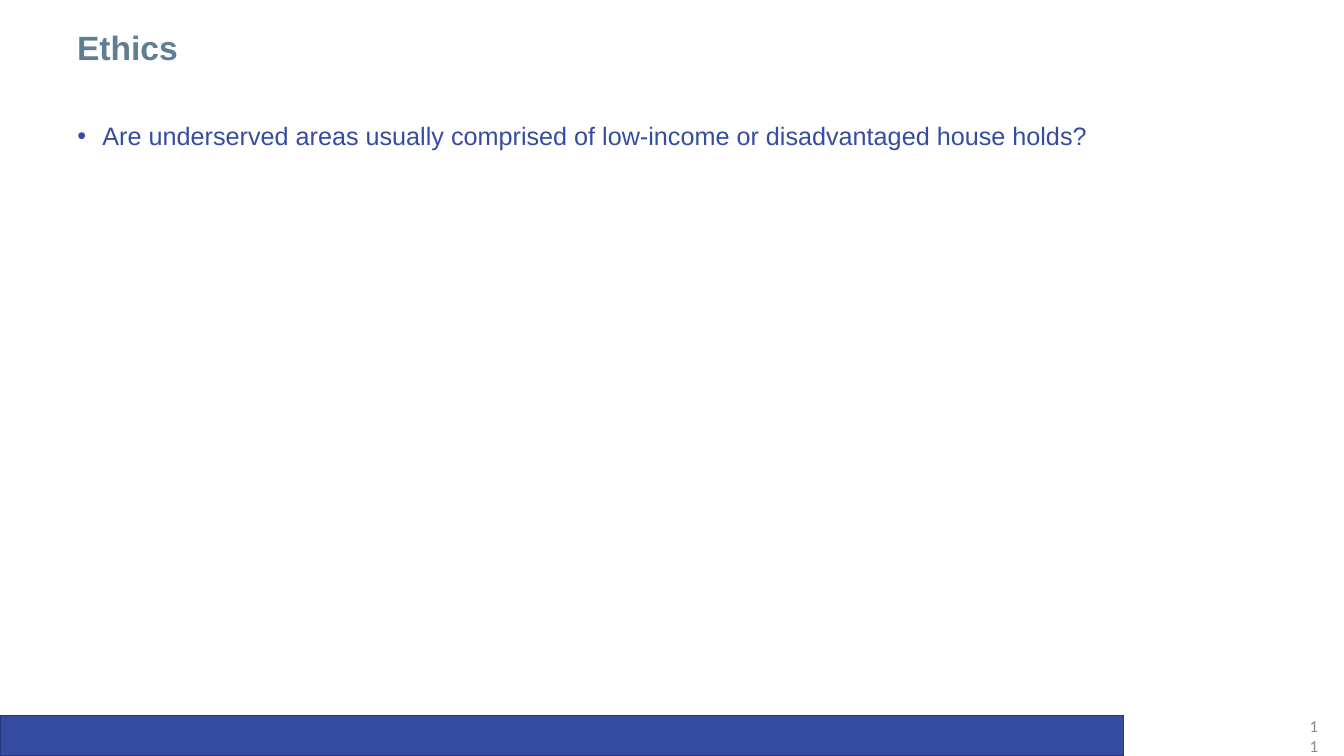
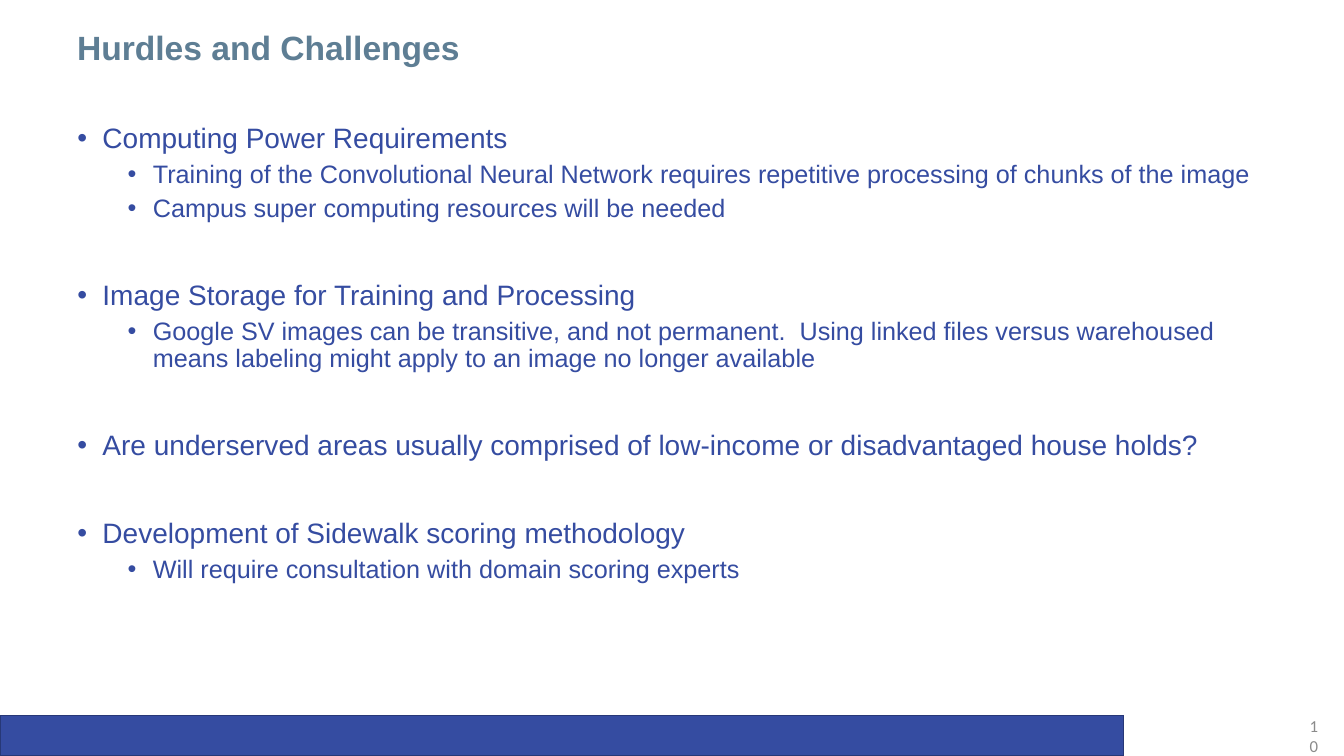
Before and after one commit to anabbott/CapstoneProject, a slide deck: slide 10 of CafeTalks/20170604_CafeTalkIPresentation_v03.pptx (slide 11 before the commit). Drawn at 1344x756 pixels with LibreOffice and Linux fonts; fonts in the diff are those of the drawing; background and template pictures are left out. Boxes give left, top, right and bottom in pixels: in the first picture for what was removed or moved away, otherwise in the second. Text is boxed around its words. In the diff, an @@ line names an element or a change of style, - is before the commit and + after.

```diff
--- a/CafeTalks/20170604_CafeTalkIPresentation_v03.pptx
+++ b/CafeTalks/20170604_CafeTalkIPresentation_v03.pptx
@@ text at (77, 35, 459, 67): text changed @@
-Ethics
+Hurdles and Challenges
@@ text at (102, 127, 1250, 372): paragraphs added @@
+• Computing Power Requirements
+  • Training of the Convolutional Neural Network requires repetitive processing of chunks of the image
+  • Campus super computing resources will be needed
+• Image Storage for Training and Processing
+  • Google SV images can be transitive, and not permanent. Using linked files versus warehoused means labeling might apply to an image no longer available
@@ text at (102, 434, 1198, 460): size 18 to 20 pt in "Are underserved areas usually comprised of low-income ..." @@
@@ text at (102, 522, 740, 584): paragraphs added @@
+• Development of Sidewalk scoring methodology
+  • Will require consultation with domain scoring experts
@@ page number at (1296, 716, 1328, 756): text changed @@
-11
+10
```
Also in this commit, not shown: 6 other slides changed, 1 slide added, 1 slide removed.
